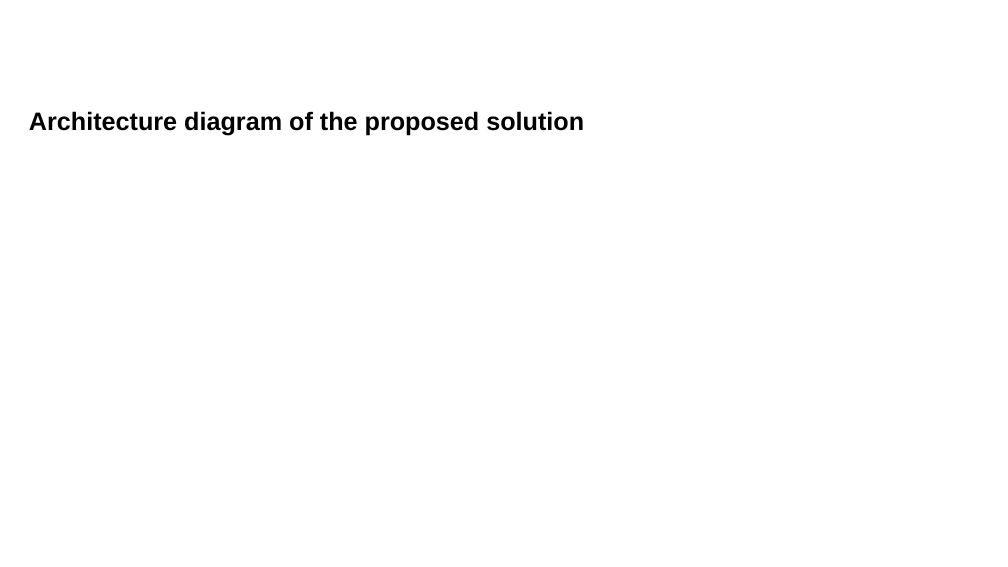
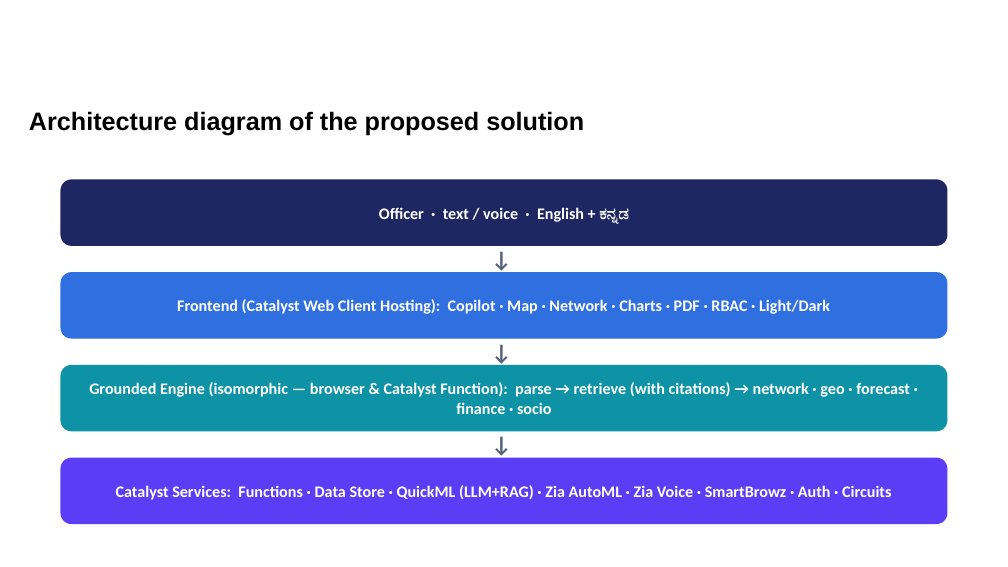
Before and after one commit to Rahulcse79/ksp-crime-intelligence-copilot, a slide deck: slide 7 of Docs/KSP Datathon 2026 _ Prototype Submission Template.pptx. Drawn at 1008x567 pixels with LibreOffice and Linux fonts; fonts in the diff are those of the drawing; background and template pictures are left out. Boxes give left, top, right and bottom in pixels: in the first picture for what was removed or moved away, otherwise in the second. Text is boxed around its words. In the diff, an @@ line names an element or a change of style, - is before the commit and + after.

```diff
--- a/Docs/KSP Datathon 2026 _ Prototype Submission Template.pptx
+++ b/Docs/KSP Datathon 2026 _ Prototype Submission Template.pptx
@@ rounded rectangle added at [60,179,948,246], fill #1E2761, 11.5 pt, text #FFFFFF, bold @@
+Officer · text / voice · English + ಕನ್ನಡ
@@ text added at [484,242,524,274], 16 pt, text #55637A, bold @@
+↓
@@ rounded rectangle added at [60,272,948,339], fill #2F6FE0, 11.5 pt, text #FFFFFF, bold @@
+Frontend (Catalyst Web Client Hosting): Copilot · Map · Network · Charts · PDF · RBAC · Light/Dark
@@ text added at [484,335,524,367], 16 pt, text #55637A, bold @@
+↓
@@ rounded rectangle added at [60,365,948,431], fill #0D92A6, 11.5 pt, text #FFFFFF, bold @@
+Grounded Engine (isomorphic — browser & Catalyst Function): parse → retrieve (with citations) → network · geo · forecast · finance · socio
@@ text added at [484,427,524,460], 16 pt, text #55637A, bold @@
+↓
@@ rounded rectangle added at [60,458,948,524], fill #5B3DF5, 11.5 pt, text #FFFFFF, bold @@
+Catalyst Services: Functions · Data Store · QuickML (LLM+RAG) · Zia AutoML · Zia Voice · SmartBrowz · Auth · Circuits
```
Also in this commit, not shown: 12 other slides changed, 1 slide added, 1 slide removed, 2 other files.
